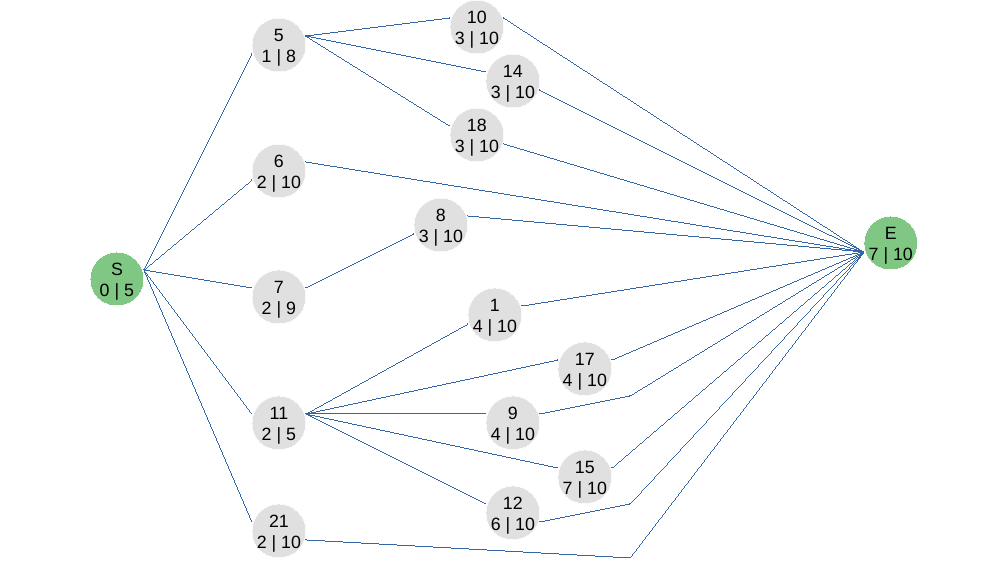
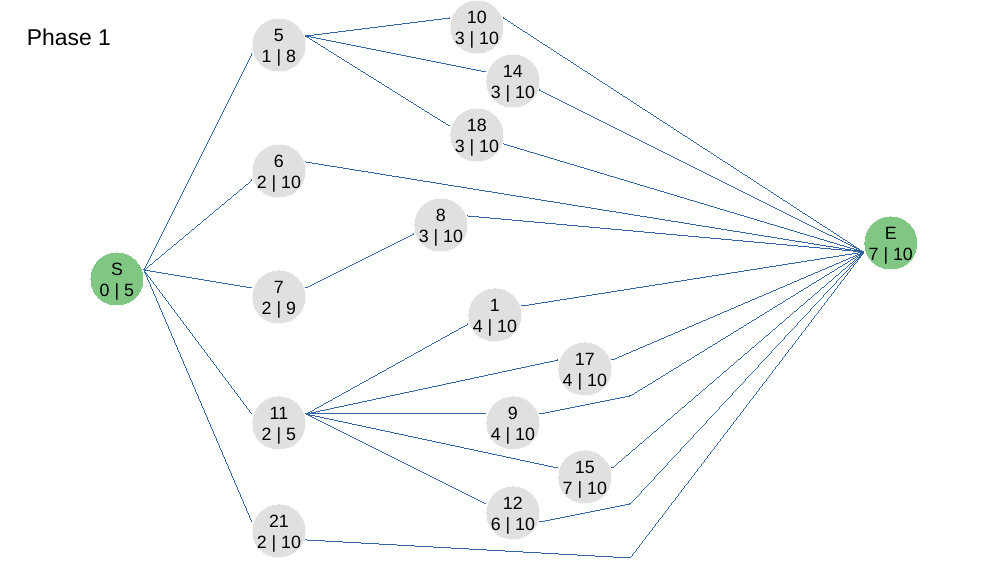
Before and after one commit to Meplos/cdp-td, a slide deck: slide 1 of PERT.odp. Drawn at 1008x567 pixels with LibreOffice and Linux fonts; fonts in the diff are those of the drawing. Boxes give left, top, right and bottom in pixels: in the first picture for what was removed or moved away, otherwise in the second. Text is boxed around its words. In the diff, an @@ line names an element or a change of style, - is before the commit and + after.

Commit message:
add phase

```diff
--- a/PERT.odp
+++ b/PERT.odp
@@ text added at [27,28,111,46], 18 pt, text #000000 @@
+Phase 1
```
Also in this commit, not shown: 2 other slides changed.
